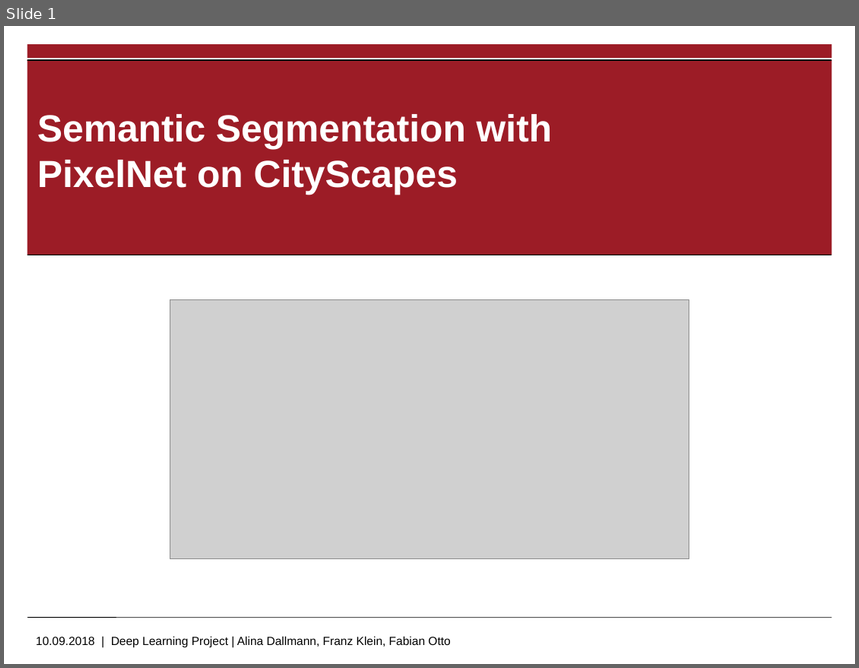
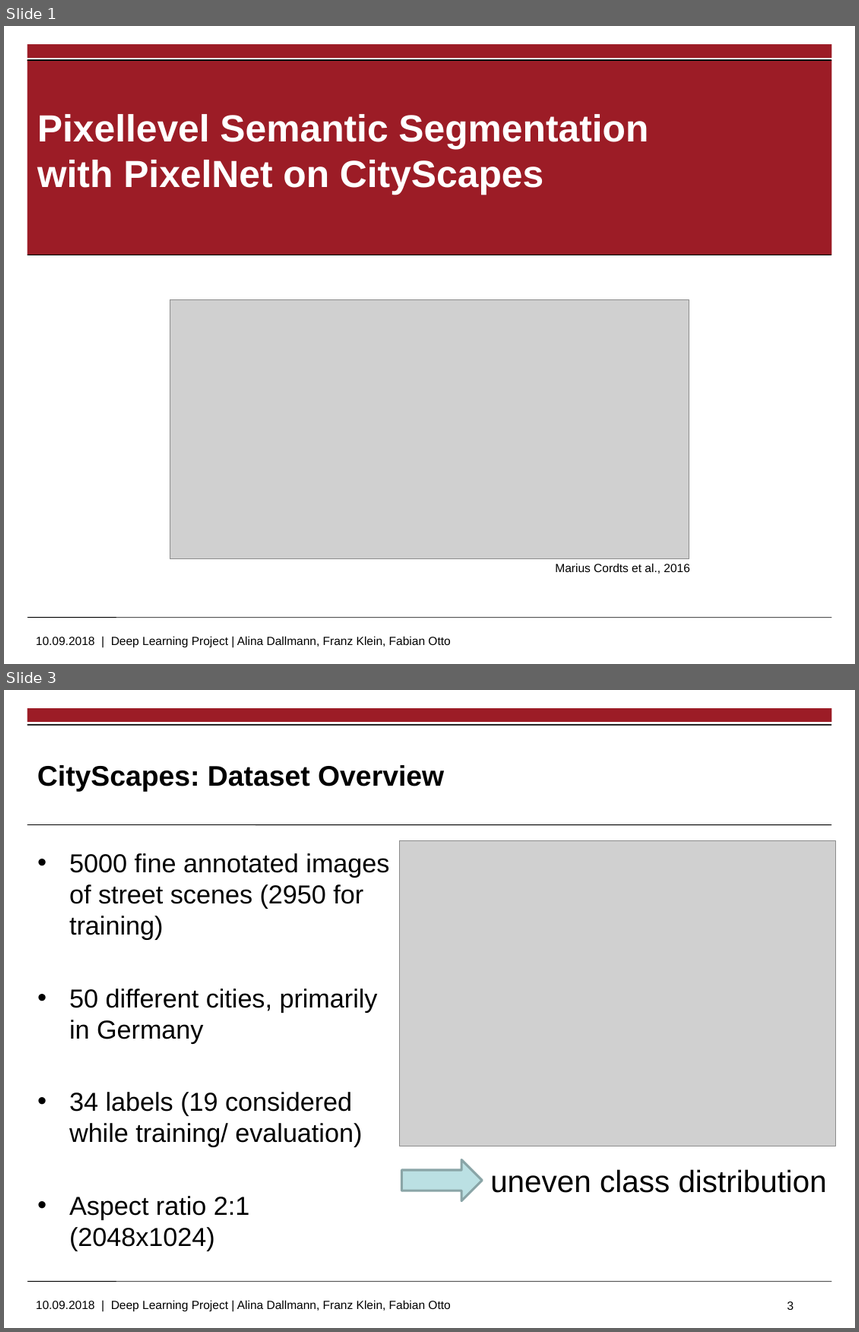
Before and after one commit to ottofabian/DeepLearning_Project, a slide deck: Project Presentation.pptx. Shown one above the other, each under a label of ours: slide 1 before the commit, slides 1 and 3 after it; the slides between them are not shown. The pictures are 859x668 and 859x1332 pixels, drawn with LibreOffice and Linux fonts; fonts in the diff are those of the drawing; grey boxes stand for pictures; background and template pictures are left out. Boxes give left, top, right and bottom in pixels: in the first picture for what was removed or moved away, otherwise in the second. Text is boxed around its words. In the diff, an @@ line names an element or a change of style, - is before the commit and + after.

```diff
--- a/Project Presentation.pptx
+++ b/Project Presentation.pptx
@@ slide 3 added at [4, 690, 855, 1328], background #FFFFFF; not listed: 3 template elements that a slide beside it also shows @@
@@ rectangle added at [27, 724, 832, 726], fill #000000 @@
@@ title added at [37, 765, 444, 791], 24 pt, text #000000, bold @@
+CityScapes: Dataset Overview
@@ line added from (27, 825) to (832, 825), #000000 0.6 pt @@
@@ picture added at [400, 840, 835, 1146] @@
@@ text added at [69, 853, 389, 1251], 22 pt, text #000000 @@
+• 5000 fine annotated images of street scenes (2950 for training)
+• 50 different cities, primarily in Germany
+• 34 labels (19 considered while training/ evaluation)
+• Aspect ratio 2:1 (2048x1024)
@@ right arrow added at [401, 1160, 481, 1201], fill #BBE0E3, outline #8AA6A8 2 pt @@
@@ text added at [490, 1170, 827, 1193], 26 pt, text #000000 @@
+uneven class distribution
@@ page number added at [788, 1302, 794, 1310], 10 pt, text #000000 @@
+3
@@ slide 1 changed as well @@
@@ title at [37, 114, 648, 195]: text changed @@
-Semantic Segmentation with PixelNet on CityScapes
+Pixellevel Semantic Segmentation with PixelNet on CityScapes
@@ text added at [555, 563, 690, 574], 10 pt, text #000000 @@
+Marius Cordts et al., 2016
```
Also in this commit, not shown: 2 other slides changed, 6 other slides added, 7 slides removed, 1 other file.
